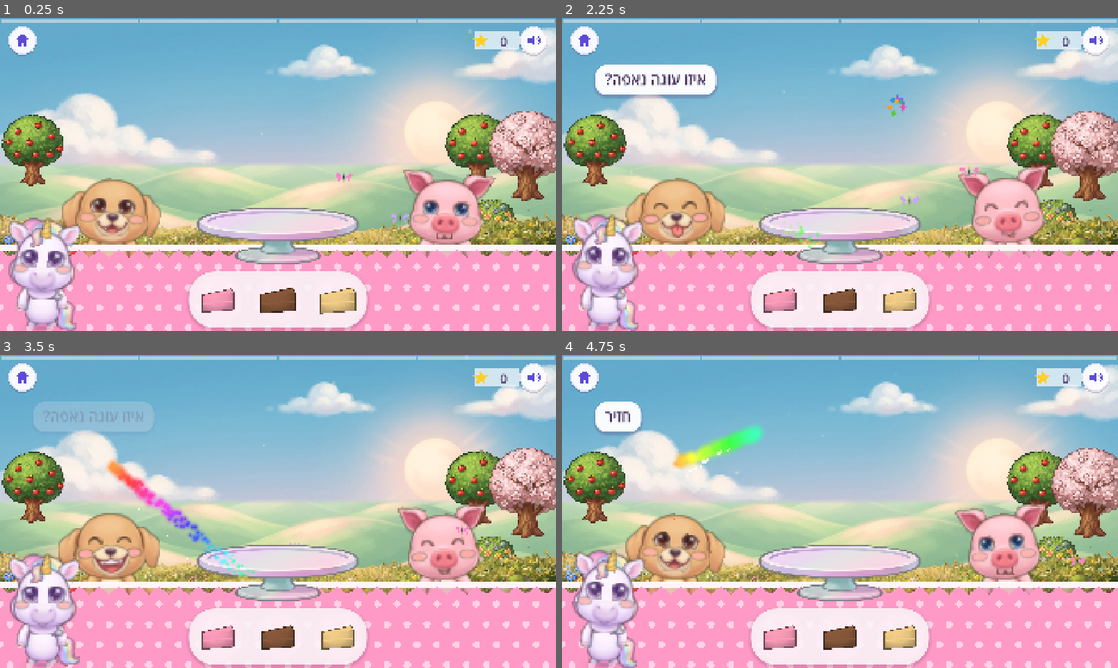
Above: before the commit, frames 1-4 (two rows, left to right).
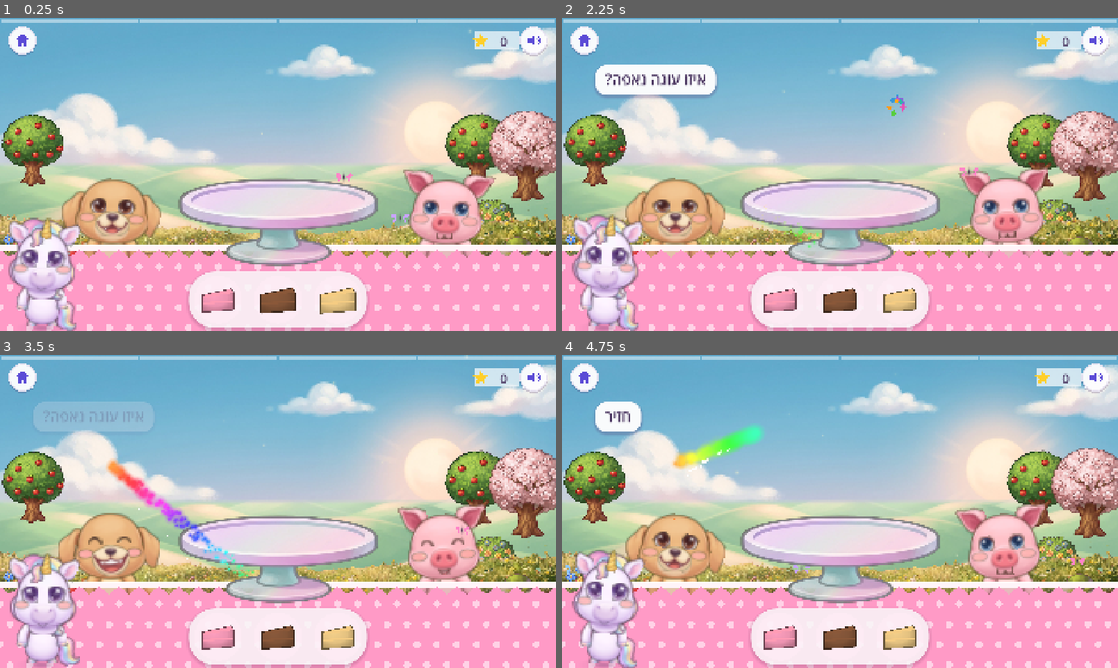
Above: after the commit, the same moments.

Repository: 0gring/EMI-Game
Game: Godot game, scene res://scenes/cake.tscn
Two runs of this game, one before a commit and one after it. Both use one fixed random seed, a clock stepped at 60 frames per second and the inputs below. This scene is started directly instead of the project's main scene.
Inputs (mouse positions are in pixels of both pictures, inside the frame that each line leads up to):
- Up to frame 1 (0.25 s): no input
- Up to frame 2 (2.25 s): move the mouse to (962, 158) at 0.52 s; click (962, 158) at 0.67 s; drag from (728, 190) to (812, 237) at 1.27 s; move the mouse to (895, 105) at 2.02 s; click (895, 105) at 2.17 s
- Up to frame 3 (3.5 s): drag from (250, 574) to (111, 464) at 2.77 s
- Up to frame 4 (4.75 s): move the mouse to (1006, 558) at 3.52 s; click (1006, 558) at 3.67 s; drag from (673, 464) to (756, 433) at 4.27 s

The runs differ from the first frame. In frame 1, 6.3% of the frame differs, in the area x 32-68%, y 51-80%; in frame 2, 7.8%, in the area x 11-88%, y 46-80%; in frame 3, 6.1%; in frame 4, 6.3%.

Commit message:
Seat the cake on the painted stand and keep it and its candles on screen
The painted stand is an oval plate seen from above: the cake now rests on
it, drawn in front of it. The cake's size is also bounded by the screen's
height so three tiers with candles and flames fit on wide phones. The
painted candle fills the old candle's height so the flames sit on the wicks.

Co-Authored-By: Claude Opus 5.5 <noreply@anthropic.com>
Claude-Session: https://claude.ai/code/session_01Vq7rWJfLkRFcevPa2Fraqn

Diff:
--- a/godot/scripts/cake.gd
+++ b/godot/scripts/cake.gd
@@ -101,7 +101,9 @@
 	pass    # the next cake reads the new level in new_cake()
 
 func build() -> void:
-	W = minf(size.x * 0.34, size.y * 0.66)
+	# three tiers, candles and their flames must all fit under the top of the
+	# screen, also on wide phones where the width allows a bigger cake
+	W = minf(size.x * 0.34, size.y * 0.52)
 	table_y = size.y * 0.74
 	table = Table.new()
 	table.y0 = table_y
@@ -109,14 +111,14 @@
 	table.h = size.y
 	table.z_index = 6
 	add_child(table)
-	cake_root = Node2D.new()
-	cake_root.z_index = 7
-	add_child(cake_root)
 	stand = Sprite2D.new()
 	stand.texture = World.tex("cake_stand")
 	stand.centered = false
 	add_child(stand)
 	stand.z_index = 7
+	cake_root = Node2D.new()     # after the stand: the cake sits on the plate, in front of it
+	cake_root.z_index = 7
+	add_child(cake_root)
 	tray = Node2D.new()
 	tray.z_index = 12
 	tray.draw.connect(_draw_tray)
@@ -124,12 +126,19 @@
 	_place_stand()
 
 func _place_stand() -> void:
-	var ss := W * 1.22 / 484.0
-	var sy := ss * 0.5     # a low pedestal: the cake is the star, not the stand
+	# where the plate and foot are on the stand's canvas: the drawn stand is a
+	# flat plate seen edge-on, the painted one an oval plate seen from above
+	var painted := stand.texture.resource_path.ends_with(".png")
+	var plate_w := 338.0 if painted else 484.0
+	var plate_x := 255.0 if painted else 256.0
+	var seat := 145.0 if painted else 62.0      # where the cake's bottom rests
+	var foot := 278.0 if painted else 282.0
+	var ss := W * 1.22 / plate_w
+	var sy := ss * (0.62 if painted else 0.5)   # a low pedestal: the cake is the star, not the stand
 	stand.scale = Vector2(ss, sy)
 	# the stand's foot rests on the table, the cake sits on its plate
-	var plate_y := table_y + size.y * 0.05 - (282.0 - 62.0) * sy
-	stand.position = Vector2(size.x / 2 - 256.0 * ss, plate_y - 62.0 * sy)
+	var plate_y := table_y + size.y * 0.05 - (foot - seat) * sy
+	stand.position = Vector2(size.x / 2 - plate_x * ss, plate_y - seat * sy)
 	cake_root.position = Vector2(size.x / 2, plate_y)
 
 # --- the table and the guests ---------------------------------------------------------
Binary file changed: godot/art/p/cake_candle.png
